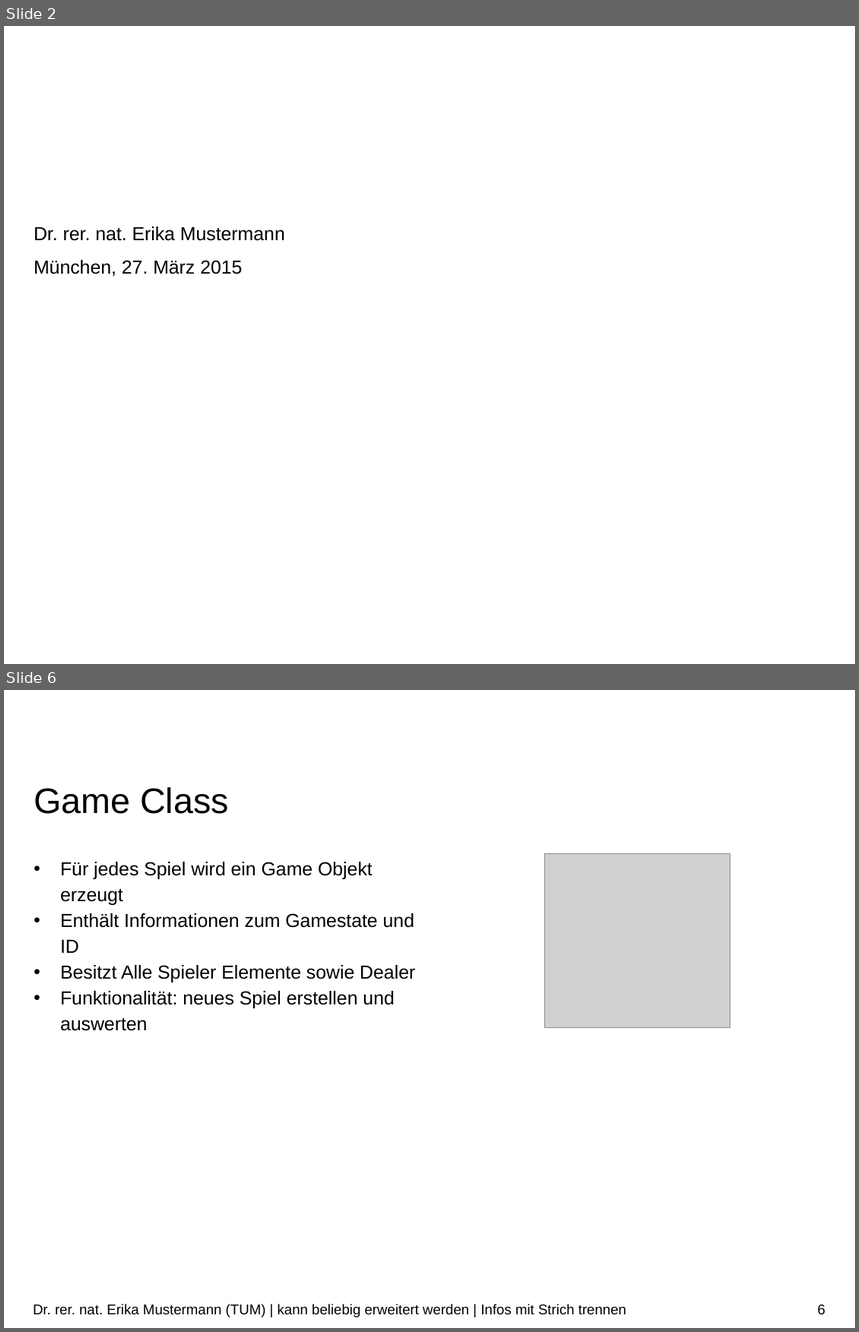
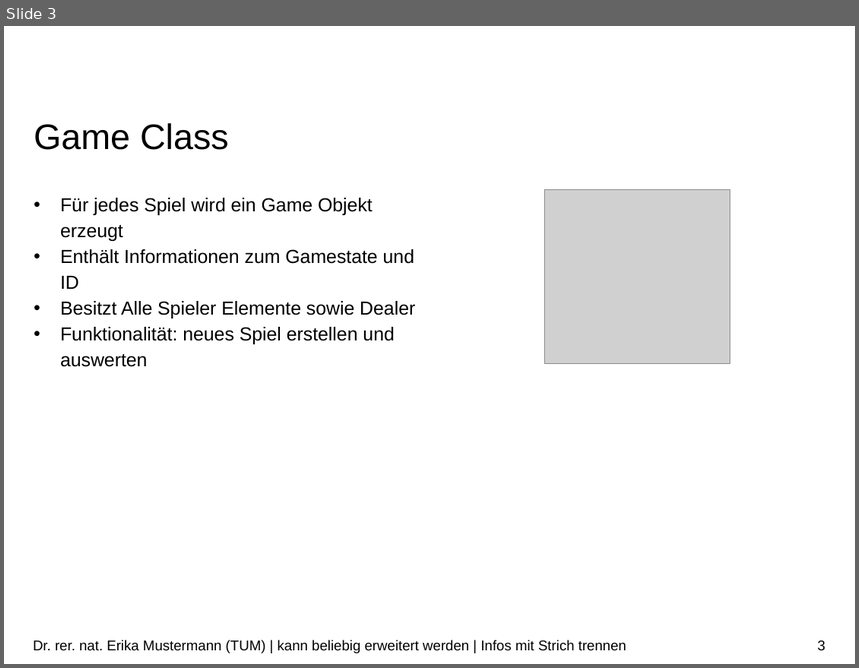
Before and after one commit to danielmeint/xml, a slide deck: presentation/Präsentation.pptx. Shown one above the other, each under a label of ours: slides 2 and 6 before the commit, slide 3 after it; the slides between them are not shown. The pictures are 859x1332 and 859x668 pixels, drawn with LibreOffice and Linux fonts; fonts in the diff are those of the drawing; grey boxes stand for pictures; background and template pictures are left out. Boxes give left, top, right and bottom in pixels: in the first picture for what was removed or moved away, otherwise in the second. Text is boxed around its words. In the diff, an @@ line names an element or a change of style, - is before the commit and + after.

```diff
--- a/presentation/Präsentation.pptx
+++ b/presentation/Präsentation.pptx
@@ slide 2 removed at [4,26,855,664], background #FFFFFF @@
@@ text removed at [34,227,285,276] @@
-Dr. rer. nat. Erika Mustermann
-München, 27. März 2015
@@ what was slide 6 is now slide 3 @@
@@ page number at [818,641,826,651]: text changed @@
-6
+3
```
Also in this commit, not shown: 2 slides changed, 21 other slides removed, 2 other files.
